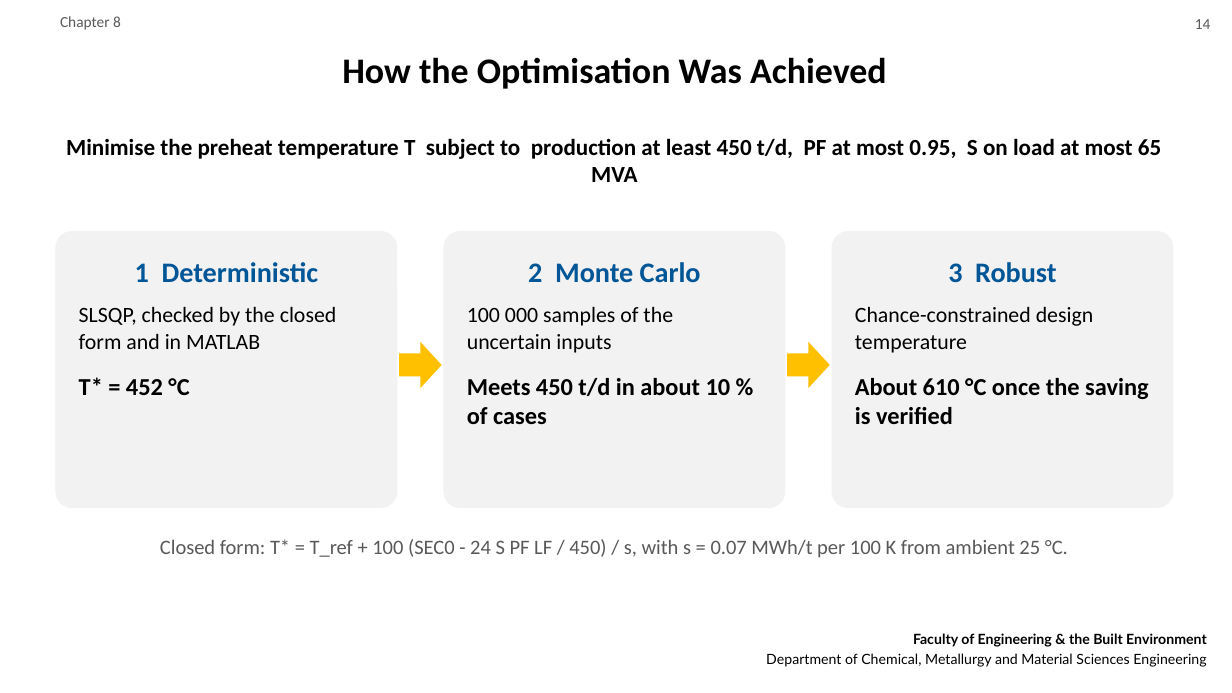
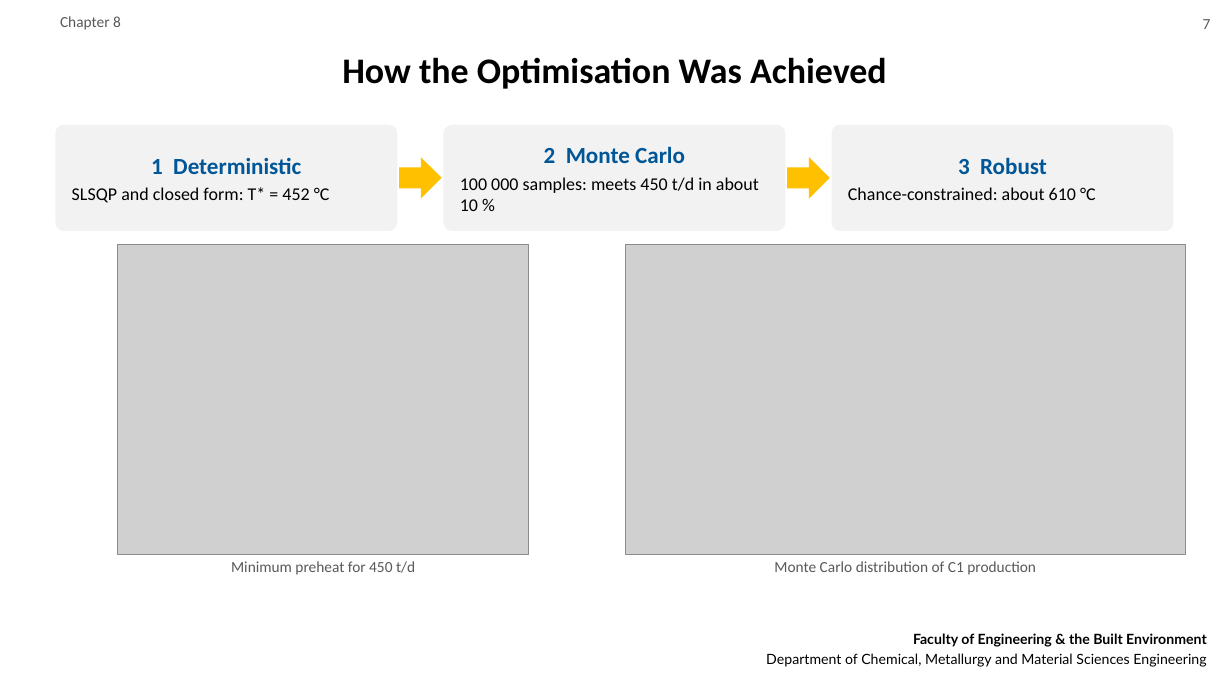
Before and after one commit to motsemmetebogo6-blip/START-UP, a slide deck: slide 7 of deliverables/MPG118S_Final_Presentation.pptx (slide 14 before the commit). Drawn at 1232x693 pixels with LibreOffice and Linux fonts; fonts in the diff are those of the drawing; grey boxes stand for pictures; background and template pictures are left out. Boxes give left, top, right and bottom in pixels: in the first picture for what was removed or moved away, otherwise in the second. Text is boxed around its words. In the diff, an @@ line names an element or a change of style, - is before the commit and + after.

```diff
--- a/deliverables/MPG118S_Final_Presentation.pptx
+++ b/deliverables/MPG118S_Final_Presentation.pptx
@@ text at [1203, 19, 1211, 29]: text changed @@
-14
+7
@@ rounded rectangle "1 Deterministic": place and size @@
-rounded rectangle "1 Deterministic" at [55, 231, 397, 508]
+rounded rectangle "1 Deterministic" at [55, 125, 397, 231]
@@ text removed at [66, 138, 1161, 182] @@
-Minimise the preheat temperature T subject to production at least 450 t/d, PF at most 0.95, S on load at most 65 MVA
@@ rounded rectangle "2 Monte Carlo": place and size @@
-rounded rectangle "2 Monte Carlo" at [444, 231, 786, 508]
+rounded rectangle "2 Monte Carlo" at [444, 125, 786, 231]
@@ text in rounded rectangle at [544, 146, 685, 163]: size 22 to 18 pt in "2 Monte Carlo"; less space between paragraphs @@
@@ vertical alignment top to middle; proportions changed in 3 elements at [444, 125, 786, 231], [55, 125, 397, 231], [832, 125, 1174, 231] @@
@@ rounded rectangle "3 Robust": place and size @@
-rounded rectangle "3 Robust" at [832, 231, 1174, 508]
+rounded rectangle "3 Robust" at [832, 125, 1174, 231]
@@ text in rounded rectangle at [151, 158, 301, 174]: size 22 to 18 pt in "1 Deterministic"; less space between paragraphs @@
@@ right arrow: place and size @@
-right arrow at [399, 342, 442, 388]
+right arrow at [399, 157, 442, 199]
@@ text in rounded rectangle at [460, 177, 759, 211]: text changed; size 17 to 14 pt @@
-100 000 samples of the uncertain inputs
-Meets 450 t/d in about 10 % of cases
+100 000 samples: meets 450 t/d in about 10 %
@@ right arrow: place and size @@
-right arrow at [787, 342, 830, 388]
+right arrow at [787, 157, 830, 199]
@@ text in rounded rectangle at [958, 157, 1047, 174]: size 22 to 18 pt in "3 Robust"; less space between paragraphs @@
@@ text in rounded rectangle at [72, 187, 330, 203]: text changed; size 17 to 14 pt @@
-SLSQP, checked by the closed form and in MATLAB
-T* = 452 °C
+SLSQP and closed form: T* = 452 °C
@@ text in rounded rectangle at [848, 187, 1096, 200]: text changed; size 17 to 14 pt @@
-Chance-constrained design temperature
-About 610 °C once the saving is verified
+Chance-constrained: about 610 °C
@@ picture added at [117, 245, 529, 555] @@
@@ picture added at [626, 245, 1187, 555] @@
@@ text removed at [160, 539, 1068, 558] @@
-Closed form: T* = T_ref + 100 (SEC0 - 24 S PF LF / 450) / s, with s = 0.07 MWh/t per 100 K from ambient 25 °C.
@@ text added at [231, 561, 415, 575], 12 pt, text #595959 @@
+Minimum preheat for 450 t/d
@@ text added at [774, 561, 1036, 575], 12 pt, text #595959 @@
+Monte Carlo distribution of C1 production
```
Also in this commit, not shown: 16 other slides changed, 4 slides added, 30 slides removed, 3 other files.
